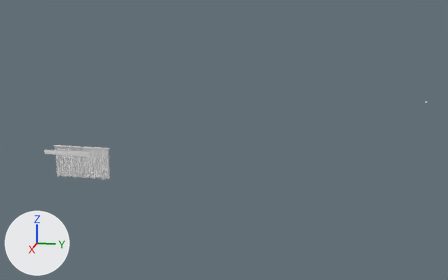
Two versions of the FBX model models/AR_FataMorgana/exports/AR_FataMorgana_junglegordijn.fbx, one commit apart.
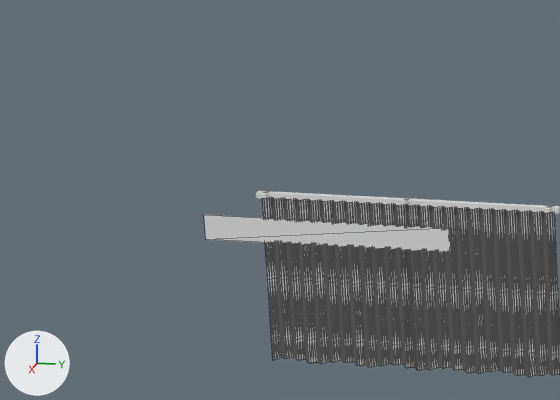
Each version is shown whole from a 50 mm lens placed at (83.09, -10.11, 12.42), pointed at (20.88, -22.55, -3.14), then close up on the part from 2% to 24% of the width and 39% to 66% of the height. The axes (+X, +Y, +Z) are drawn at lower left. The lights are the same throughout. The last two pictures show the newer version. The close-ups show mesh edges as thin lines.

In view in the first close-up: 'FM_gordijn_l_0_junglegordijn', 'FM_gordijn_r_0_junglegordijn', 'FM_gordijnrail_0_junglegordijn', 'FM_s1_bord_0_junglegordijn'.
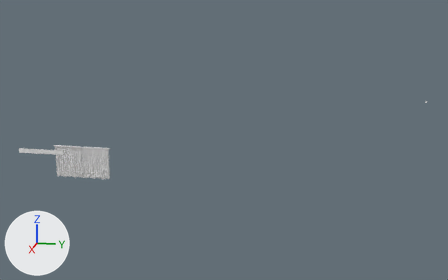
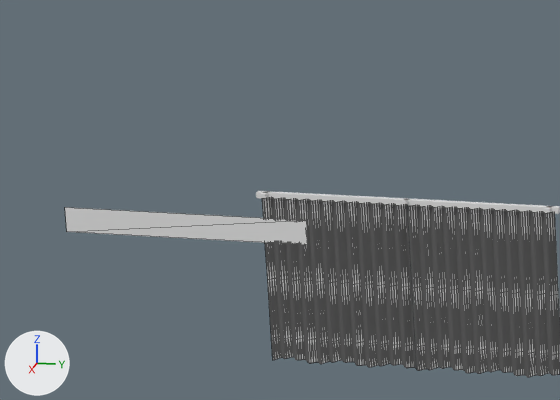
Diff of the bpy script that builds the scene:
```diff
--- a/models/AR_FataMorgana/exports/AR_FataMorgana_junglegordijn.fbx.py
+++ b/models/AR_FataMorgana/exports/AR_FataMorgana_junglegordijn.fbx.py
@@ me_fm_s1_s1_bord_001 @@
 # used by ob_fm_s1_bord_0_junglegordijn; location = (0.0, 0.0, 0.0)
-me_fm_s1_s1_bord_001.from_pydata(...)  # 4 vertices, 2 faces; spans x 39.15, y -33.4..-29.6, z -0.41..-0.04
+me_fm_s1_s1_bord_001.from_pydata(...)  # 4 vertices, 2 faces; spans x 39.15, y -35.6..-31.8, z -0.41..-0.04
+# me_fm_s1_s1_bord_001 part 1: the whole mesh is moved by (0.0, -2.2, 0.0)
 me_fm_s1_s1_bord_001.materials.append(mat_fm_s1_bord)
```

Where the change shows, as pixel boxes [x1, y1, x2, y2] in the close-ups (560 x 400 px):
'FM_s1_bord_0_junglegordijn', mesh moved: before [204, 215, 451, 253]; after [65, 207, 308, 245]
